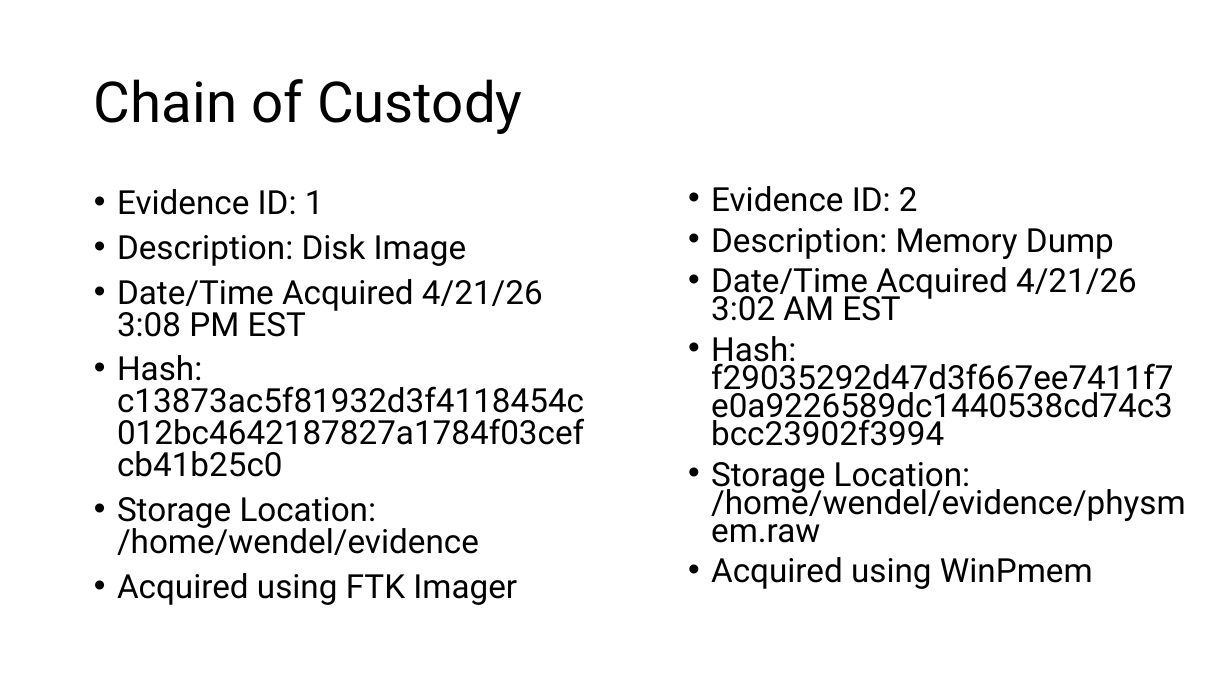
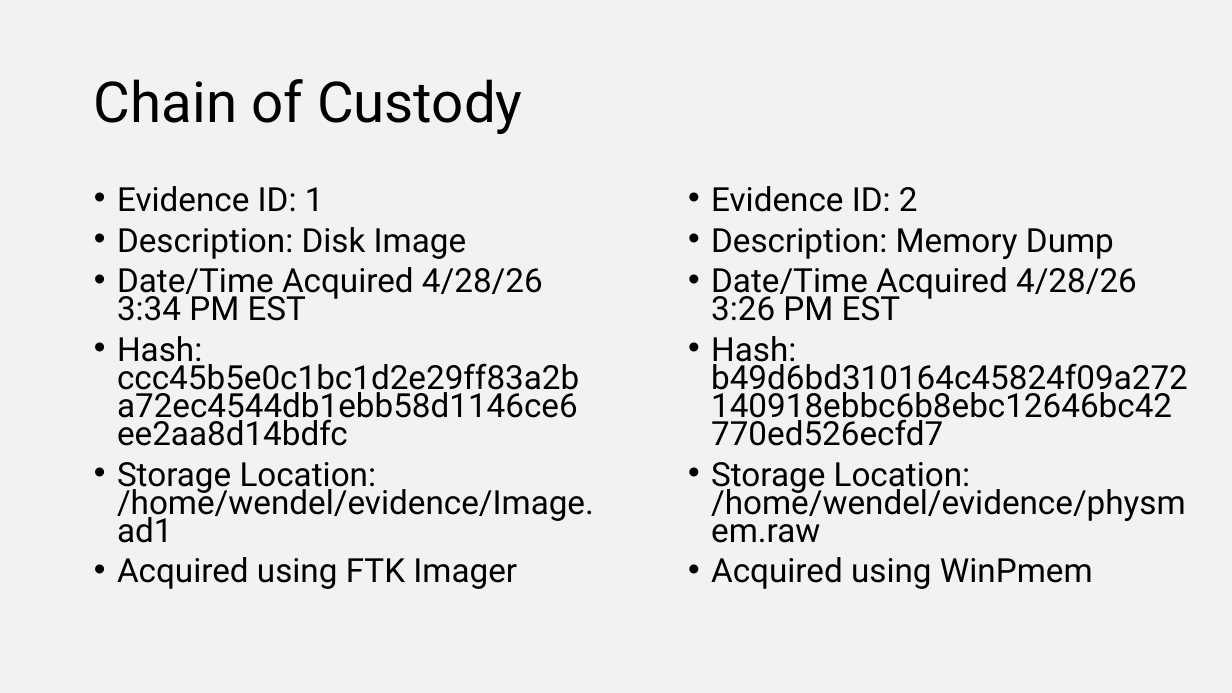
Before and after one commit to wendeldjr/Forensics_Kali_Project, a slide deck: slide 7 of Forensic Project Phase 4.pptx (slide 4 before the commit). Drawn at 1232x693 pixels with LibreOffice and Linux fonts; fonts in the diff are those of the drawing. Boxes give left, top, right and bottom in pixels: in the first picture for what was removed or moved away, otherwise in the second. Text is boxed around its words. In the diff, an @@ line names an element or a change of style, - is before the commit and + after.

```diff
--- a/Forensic Project Phase 4.pptx
+++ b/Forensic Project Phase 4.pptx
@@ background #FFFFFF to #F2F2F2 @@
@@ text at (117,186,517,589): line spacing 0.8 to 0.7 @@
@@ text at (117,267,594,543): text changed @@
-• Date/Time Acquired 4/21/26 3:08 PM EST
-• Hash: c13873ac5f81932d3f4118454c012bc4642187827a1784f03cefcb41b25c0
-• Storage Location: /home/wendel/evidence
+• Date/Time Acquired 4/28/26 3:34 PM EST
+• Hash: ccc45b5e0c1bc1d2e29ff83a2ba72ec4544db1ebb58d1146ce6ee2aa8d14bdfc
+• Storage Location: /home/wendel/evidence/Image.ad1
@@ text at (711,267,1137,370): text changed @@
-• Date/Time Acquired 4/21/26 3:02 AM EST
-• Hash: f29035292d47d3f667ee7411f7e0a9226589dc1440538cd74c3bcc23902f3994
+• Date/Time Acquired 4/28/26 3:26 PM EST
+• Hash: b49d6bd310164c45824f09a272140918ebbc6b8ebc12646bc42770ed526ecfd7
```
Also in this commit, not shown: 3 other slides changed, 10 slides added, 3 slides removed, 6 other files.
